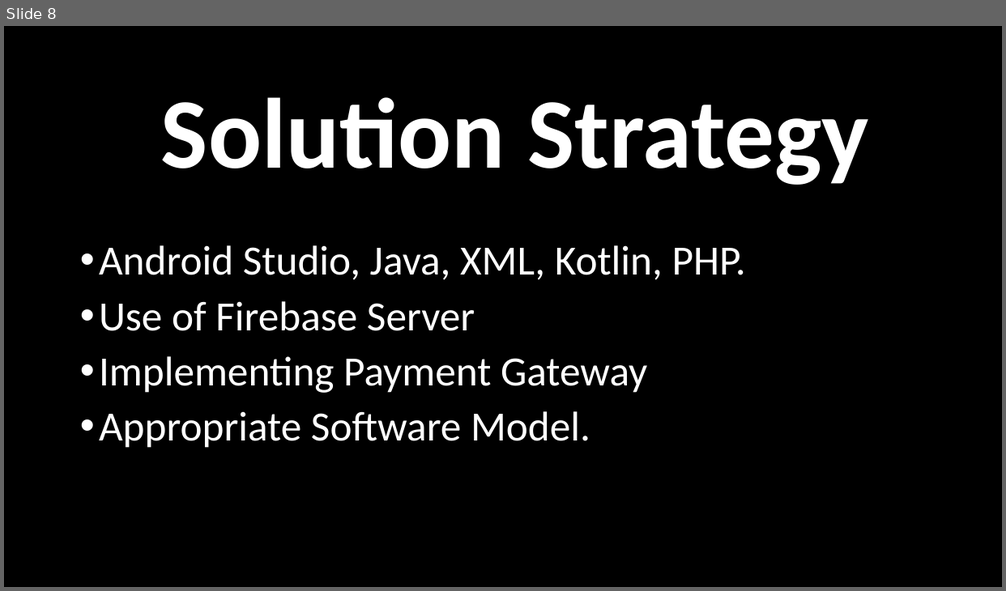
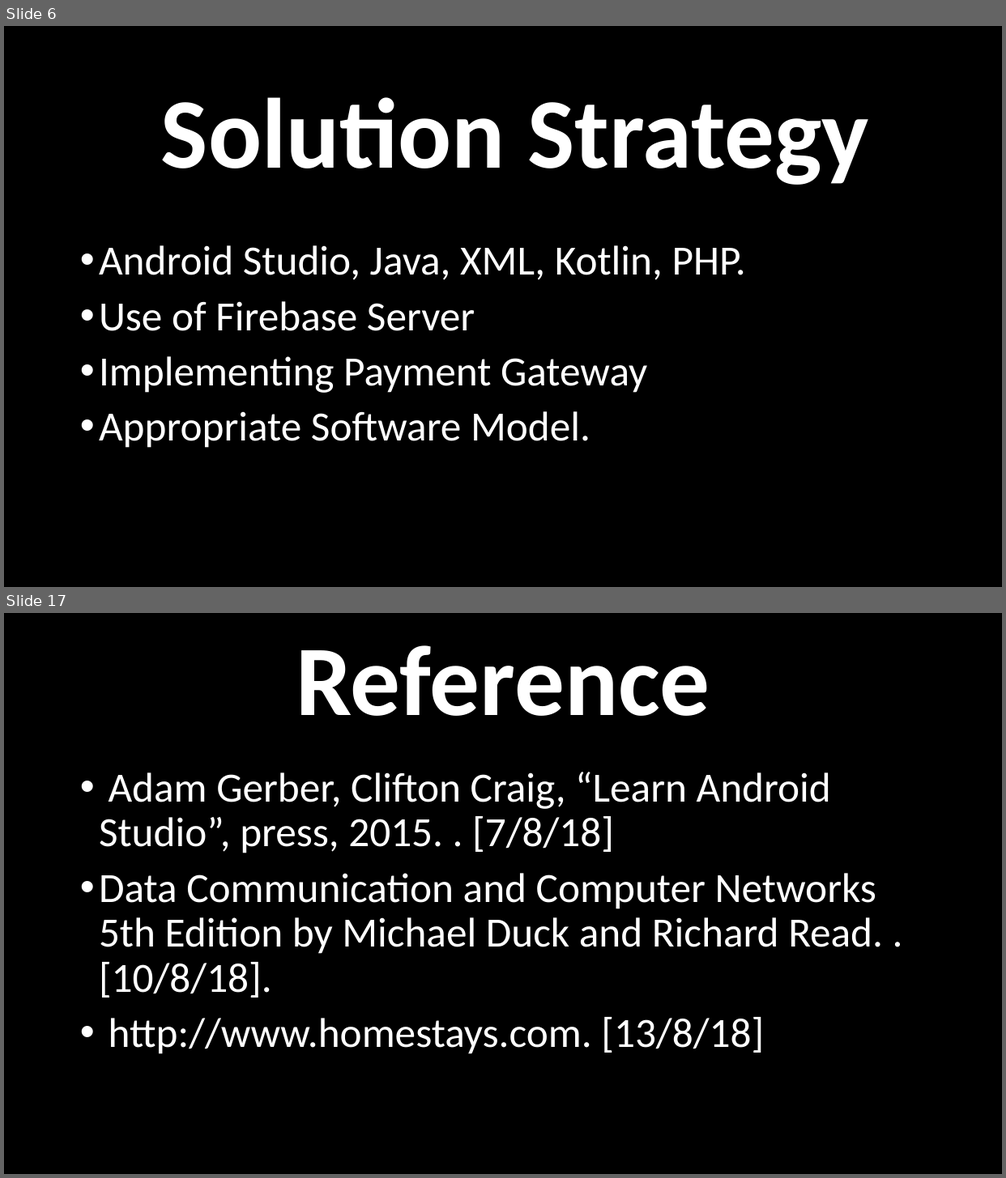
Before and after one commit to pritz10/Dissertation-Mini-Project-2018-, a slide deck: Home Stays.pptx. Shown one above the other, each under a label of ours: slide 8 before the commit, slides 6 and 17 after it; the slides between them are not shown. The pictures are 1006x591 and 1006x1178 pixels, drawn with LibreOffice and Linux fonts; fonts in the diff are those of the drawing. Boxes give left, top, right and bottom in pixels: in the first picture for what was removed or moved away, otherwise in the second. Text is boxed around its words. In the diff, an @@ line names an element or a change of style, - is before the commit and + after.

```diff
--- a/Home Stays.pptx
+++ b/Home Stays.pptx
@@ slide 17 added at [4, 613, 1002, 1174], background #000000 @@
@@ text added at [296, 645, 710, 716], 96 pt, text #FFFFFF, bold @@
+Reference
@@ text added at [99, 772, 883, 1054], 40 pt, text #FFFFFF @@
+• Adam Gerber, Clifton Craig, “Learn Android Studio”, press, 2015. . [7/8/18]
+• Data Communication and Computer Networks 5th Edition by Michael Duck and Richard Read. . [10/8/18].
+• http://www.homestays.com. [13/8/18]
@@ what was slide 8 is now slide 6 @@
```
Also in this commit, not shown: 8 slides changed, 8 other slides added, 2 slides removed, 4 other files.
